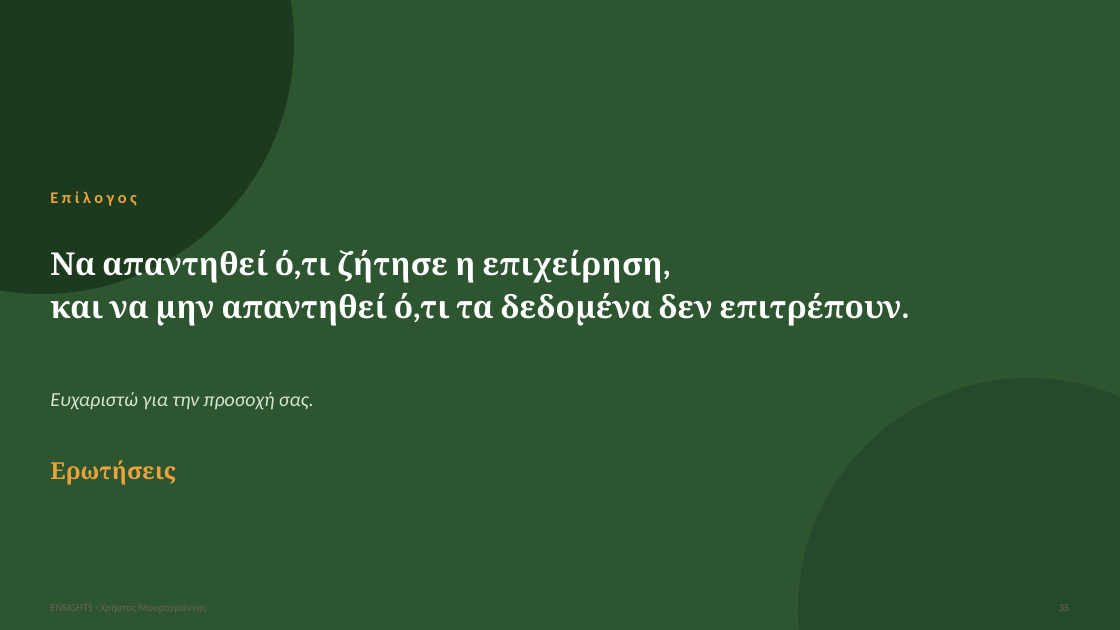
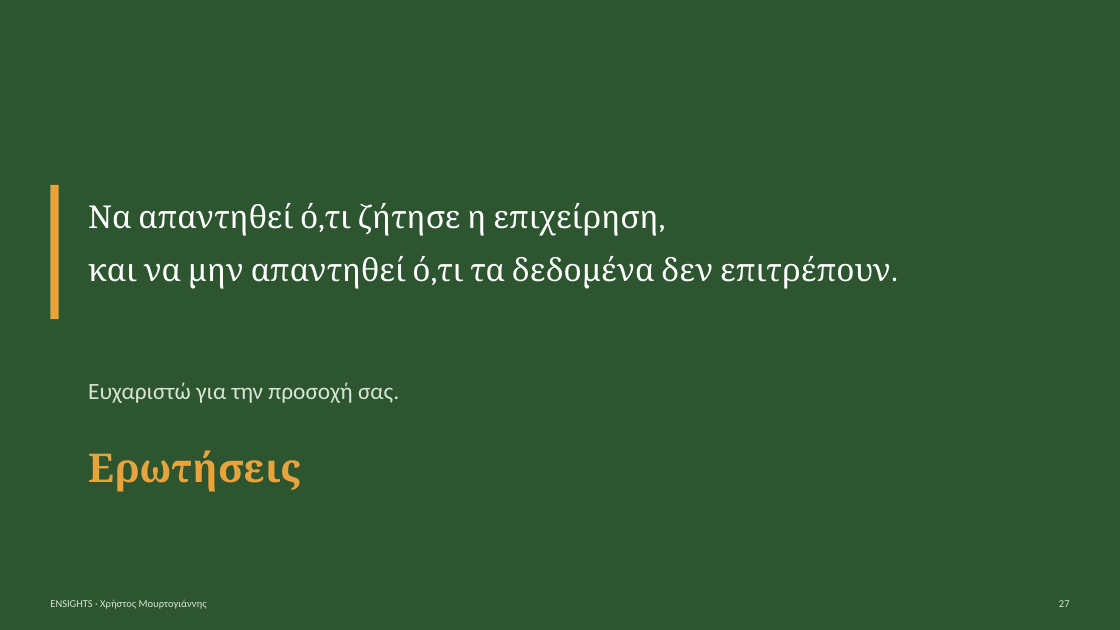
Before and after one commit to xrhstosmour/ensights, a slide deck: slide 27 of documents/ensights-thesis-defense.pptx (slide 36 before the commit). Drawn at 1120x630 pixels with LibreOffice and Linux fonts; fonts in the diff are those of the drawing. Boxes give left, top, right and bottom in pixels: in the first picture for what was removed or moved away, otherwise in the second. Text is boxed around its words. In the diff, an @@ line names an element or a change of style, - is before the commit and + after.

```diff
--- a/documents/ensights-thesis-defense.pptx
+++ b/documents/ensights-thesis-defense.pptx
@@ background #2C5530 to #FFFFFF @@
@@ ellipse removed at bbox=[0, 0, 294, 294] @@
@@ rectangle added at bbox=[0, 0, 1120, 630], fill #2C5530 @@
@@ text removed at bbox=[50, 191, 136, 206] @@
-Επίλογος
@@ rectangle added at bbox=[50, 185, 59, 319], fill #E8A33D @@
@@ text "Να απαντηθεί ό,τι ζήτησε η ...": place and size @@
-text "Να απαντηθεί ό,τι ζήτησε η ..." at bbox=[50, 250, 902, 326]
+text "Να απαντηθεί ό,τι ζήτησε η ..." at bbox=[88, 203, 891, 289]
@@ text "Να απαντηθεί ό,τι ζήτησε η ..." at bbox=[88, 203, 891, 289]: bold off; line spacing 1.15 to 1.22; more space between paragraphs; vertical alignment middle to top @@
@@ text "Ευχαριστώ για την προσοχή σας.": place and size @@
-text "Ευχαριστώ για την προσοχή σας." at bbox=[50, 392, 314, 410]
+text "Ευχαριστώ για την προσοχή σας." at bbox=[88, 382, 399, 403]
@@ text "Ευχαριστώ για την προσοχή σας." at bbox=[88, 382, 399, 403]: size 17 to 20 pt, italic off; line spacing 1 to 1.22; vertical alignment middle to top @@
@@ ellipse removed at bbox=[798, 378, 1120, 630] @@
@@ text "Ερωτήσεις": place and size @@
-text "Ερωτήσεις" at bbox=[50, 460, 175, 485]
+text "Ερωτήσεις" at bbox=[88, 450, 300, 492]
@@ text "Ερωτήσεις" at bbox=[88, 450, 300, 492]: size 20 to 34 pt; line spacing 1 to 1.22; vertical alignment middle to top @@
@@ text added at bbox=[50, 599, 207, 609], 9 pt, text #D7E5D2 @@
+ENSIGHTS · Χρήστος Μουρτογιάννης
@@ text added at bbox=[1059, 600, 1070, 607], 9 pt, text #D7E5D2 @@
+27
```
Also in this commit, not shown: 3 other slides changed, 28 slides added, 32 slides removed, 1 other file.
